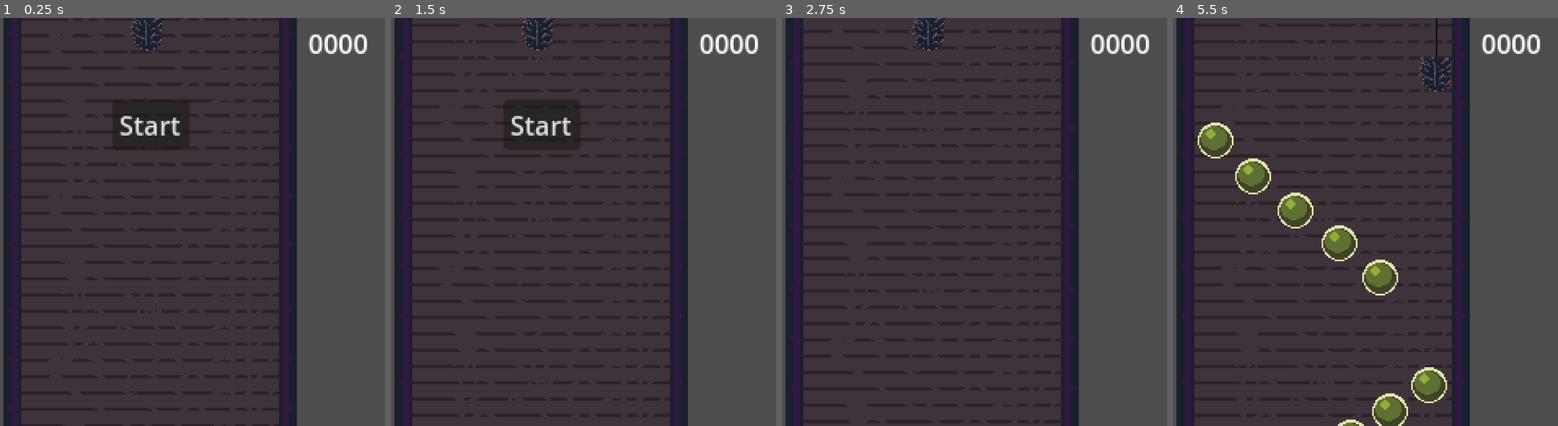
Above: before the commit, frames 1-4 (left to right).
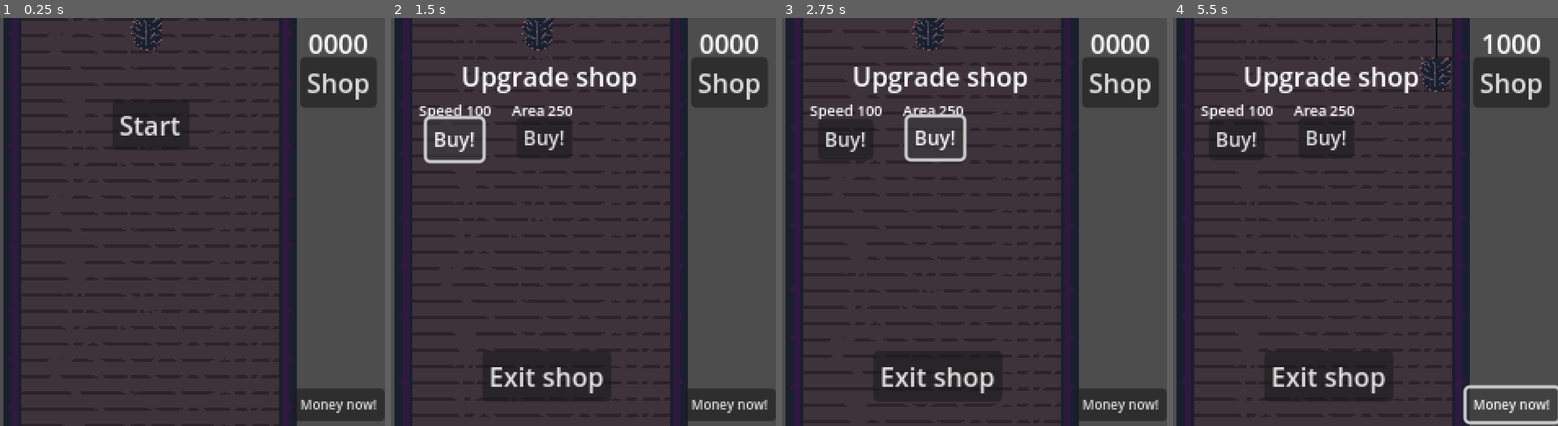
Above: after the commit, the same moments.

Repository: Ytlander/chimney-of-riches
Game: Godot game, scene res://Scenes/main.tscn
The game is run twice, just before and just after one commit, with the same random seed, the same clock (stepped at 60 frames per second) and the same inputs.
Inputs (mouse positions are in pixels of both pictures, inside the frame that each line leads up to):
- Up to frame 1 (0.25 s): no input
- Up to frame 2 (1.5 s): click (729, 83) at 0.5 s, where only the run after the commit has a clickable "Shop"; click (456, 140) at 1.25 s, where only the run after the commit has a clickable "Buy!"
- Up to frame 3 (2.75 s): click (936, 136) at 2 s, where only the run after the commit has a clickable "Buy!"
- Up to frame 4 (5.5 s): click (1511, 405) at 2.75 s, where only the run after the commit has a clickable "Money now!"; hold D (right) 3.53-4.28 s; hold S (down) 4.28-5.03 s; hold D (right) from 5.03 s (still down)

The runs differ from the first frame. In frame 1, 3.9% of the frame differs, in the area x 77-100%, y 9-99%; in frame 2, 7.7%; in frame 3, 7.3%; in frame 4, 9.8%, in the area x 6-100%, y 4-100%.

Commit message:
add shop
Added shop functionality and the first two upgrades: Speed and area.

There is a lot of room for improvement and maybe I will refactor it at some point, we will see how annoying it is to implement all the other upgrades in the current design.

Diff:
--- a/Scenes/main.tscn
+++ b/Scenes/main.tscn
@@ -83,6 +83,7 @@
 
 [node name="StartRoundButton" type="Button" parent="GameManager"]
 unique_name_in_owner = true
+visible = false
 offset_left = -23.0
 offset_top = -246.0
 offset_right = 24.0
@@ -96,6 +97,100 @@
 offset_bottom = -269.0
 text = "0000"
 
+[node name="ShopButton" type="Button" parent="GameManager"]
+offset_left = 92.0
+offset_top = -272.0
+offset_right = 139.0
+offset_bottom = -241.0
+text = "Shop"
+
+[node name="Shop" type="Control" parent="GameManager"]
+layout_mode = 3
+anchors_preset = 0
+offset_right = 40.0
+offset_bottom = 40.0
+
+[node name="Upgrade Shop" type="Label" parent="GameManager/Shop"]
+layout_mode = 0
+offset_left = -49.0
+offset_top = -272.0
+offset_right = 59.0
+offset_bottom = -249.0
+text = "Upgrade shop"
+
+[node name="ExitShopButton" type="Button" parent="GameManager/Shop"]
+layout_mode = 0
+offset_left = -36.0
+offset_top = -92.0
+offset_right = 43.0
+offset_bottom = -61.0
+text = "Exit shop
+"
+
+[node name="SpeedUpgradeTitle" type="RichTextLabel" parent="GameManager/Shop"]
+layout_mode = 0
+offset_left = -75.0
+offset_top = -246.0
+offset_right = -7.0
+offset_bottom = -231.0
+theme_override_font_sizes/normal_font_size = 9
+text = "Speed"
+fit_content = true
+
+[node name="SpeedUpgradeCost" type="RichTextLabel" parent="GameManager/Shop"]
+layout_mode = 0
+offset_left = -46.0
+offset_top = -246.0
+offset_right = -13.0
+offset_bottom = -232.0
+theme_override_font_sizes/normal_font_size = 9
+text = "0000"
+
+[node name="SpeedUpgradeButton" type="Button" parent="GameManager/Shop"]
+layout_mode = 0
+offset_left = -70.0
+offset_top = -234.0
+offset_right = -36.0
+offset_bottom = -209.0
+theme_override_font_sizes/font_size = 12
+text = "Buy!"
+
+[node name="AreaUpgradeTitle" type="RichTextLabel" parent="GameManager/Shop"]
+layout_mode = 0
+offset_left = -18.0
+offset_top = -246.0
+offset_right = 50.0
+offset_bottom = -231.0
+theme_override_font_sizes/normal_font_size = 9
+text = "Area"
+fit_content = true
+
+[node name="AreaUpgradeCost" type="RichTextLabel" parent="GameManager/Shop"]
+layout_mode = 0
+offset_left = 4.0
+offset_top = -246.0
+offset_right = 37.0
+offset_bottom = -232.0
+theme_override_font_sizes/normal_font_size = 9
+text = "0000"
+
+[node name="AreaUpgradeButton" type="Button" parent="GameManager/Shop"]
+layout_mode = 0
+offset_left = -15.0
+offset_top = -235.0
+offset_right = 19.0
+offset_bottom = -210.0
+theme_override_font_sizes/font_size = 12
+text = "Buy!"
+
+[node name="CheatButton" type="Button" parent="GameManager"]
+offset_left = 88.0
+offset_top = -69.0
+offset_right = 144.0
+offset_bottom = -49.0
+theme_override_font_sizes/font_size = 8
+text = "Money now!"
+
 [node name="Spawner" type="Node2D" parent="."]
 position = Vector2(0, 311)
 script = ExtResource("5_anlq8")
@@ -124,5 +219,10 @@
 [connection signal="round_start_signal" from="GameManager" to="Spawner" method="_on_game_manager_round_start_signal"]
 [connection signal="timeout" from="GameManager/Timer" to="GameManager" method="_on_timer_timeout"]
 [connection signal="pressed" from="GameManager/StartRoundButton" to="GameManager" method="_on_start_round_button_pressed"]
+[connection signal="pressed" from="GameManager/ShopButton" to="GameManager" method="_on_shop_button_pressed"]
+[connection signal="pressed" from="GameManager/Shop/ExitShopButton" to="GameManager" method="_on_exit_shop_button_pressed"]
+[connection signal="pressed" from="GameManager/Shop/SpeedUpgradeButton" to="GameManager" method="_on_speed_upgrade_button_pressed"]
+[connection signal="pressed" from="GameManager/Shop/AreaUpgradeButton" to="GameManager" method="_on_area_upgrade_button_pressed"]
+[connection signal="pressed" from="GameManager/CheatButton" to="GameManager" method="_on_cheat_button_pressed"]
 [connection signal="timeout" from="Spawner/Timer" to="Spawner" method="_on_timer_timeout"]
 [connection signal="area_exited" from="SpawnBoundary" to="SpawnBoundary" method="_on_area_exited"]
--- a/scripts/game_manager.gd
+++ b/scripts/game_manager.gd
@@ -4,12 +4,25 @@
 @export var chimney_length:int = 30
 @onready var start_round_button = %StartRoundButton
 @onready var money = $Money
+#Shop references
+@onready var shop_button = $ShopButton
+@onready var shop = $Shop
+@onready var speed_upgrade_cost = $Shop/SpeedUpgradeCost
+@onready var area_upgrade_cost = $Shop/AreaUpgradeCost
+@onready var area_upgrade_button = $Shop/AreaUpgradeButton
+
+#Shop variables
+var speed_cost = 100
+var area_cost = 250
+
 
 signal round_start_signal
 signal round_end_signal
 
 func _ready():
 	SignalBus.stone_pickup.connect(_on_stone_pickup)
+	shop.visible = false
+	start_round_button.visible = true
 
 func _process(delta):
 	pass
@@ -24,16 +37,62 @@
 		timer.start()
 
 	elif StatesAndStuff.going_down == false:
-		start_round_button.visible = true
 		round_end_signal.emit()
+		round_end()
 
 func round_start():
+	shop_button.visible = false
 	StatesAndStuff.going_down = true
 	round_start_signal.emit()
 	chimney_length = StatesAndStuff.chimney_length
 	timer.wait_time = chimney_length
 	timer.start()
 
+func round_end():
+	shop_button.visible = true
+	start_round_button.visible = true
+
 func _on_start_round_button_pressed():
 	round_start()
 	start_round_button.visible = false
+
+#region shop
+func shop_update():
+	speed_upgrade_cost.text = str(speed_cost)
+	area_upgrade_cost.text = str(area_cost)
+
+func _on_shop_button_pressed():
+	shop_update()
+	shop.visible = true
+	start_round_button.visible = false
+
+func _on_exit_shop_button_pressed():
+	shop.visible = false
+	start_round_button.visible = true
+
+func _on_speed_upgrade_button_pressed():
+	if StatesAndStuff.money >= speed_cost:
+		StatesAndStuff.player_speed += 10
+		deduct_money(speed_cost)
+		speed_cost += 50
+		shop_update()
+
+func _on_area_upgrade_button_pressed():
+	if StatesAndStuff.money >= area_cost:
+		StatesAndStuff.change_boundary_bottom(10)
+		deduct_money(area_cost)
+		area_cost += 100
+		shop_update()
+		if StatesAndStuff.boundary_bottom_position.y >= StatesAndStuff.boundary_bottom_max.y:
+			area_upgrade_cost.text = "MAX!"
+			area_upgrade_button.visible = false
+
+func deduct_money(amount):
+	StatesAndStuff.money -= amount
+	money.text = str(StatesAndStuff.money)
+
+#endregion
+
+func _on_cheat_button_pressed():
+	StatesAndStuff.money += 1000
+	deduct_money(0)
--- a/scripts/states_and_stuff.gd
+++ b/scripts/states_and_stuff.gd
@@ -8,10 +8,11 @@
 #Upgrade related variables
 @export var player_speed: int
 @export var boundary_bottom_position: Vector2 #Max: Vector2(-1, 42)
+var boundary_bottom_max: Vector2 = Vector2(-1, 50)
 @export var chimney_length: int = 10 #Default 10, max 60
 
-func change_boundary_bottom(new_position):
-	boundary_bottom_position = new_position
+func change_boundary_bottom(new_y_position):
+	boundary_bottom_position.y += new_y_position
 	SignalBus.boundary_bottom_change.emit()
 
 func change_player_speed(new_speed):
